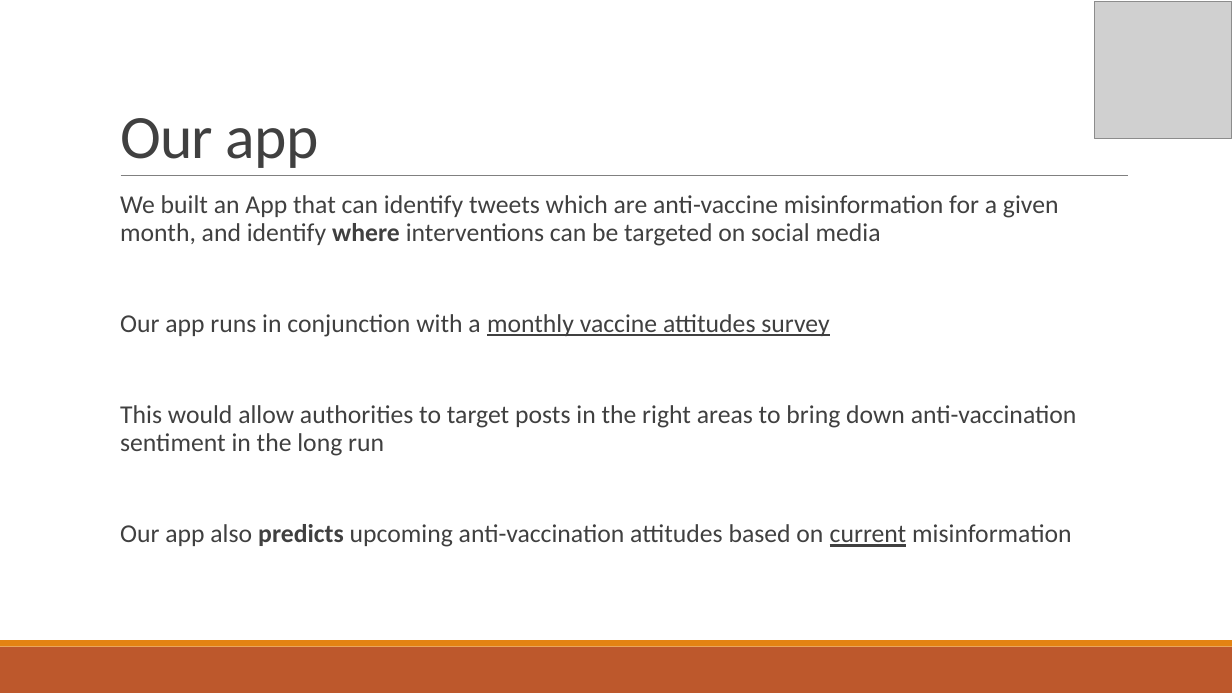
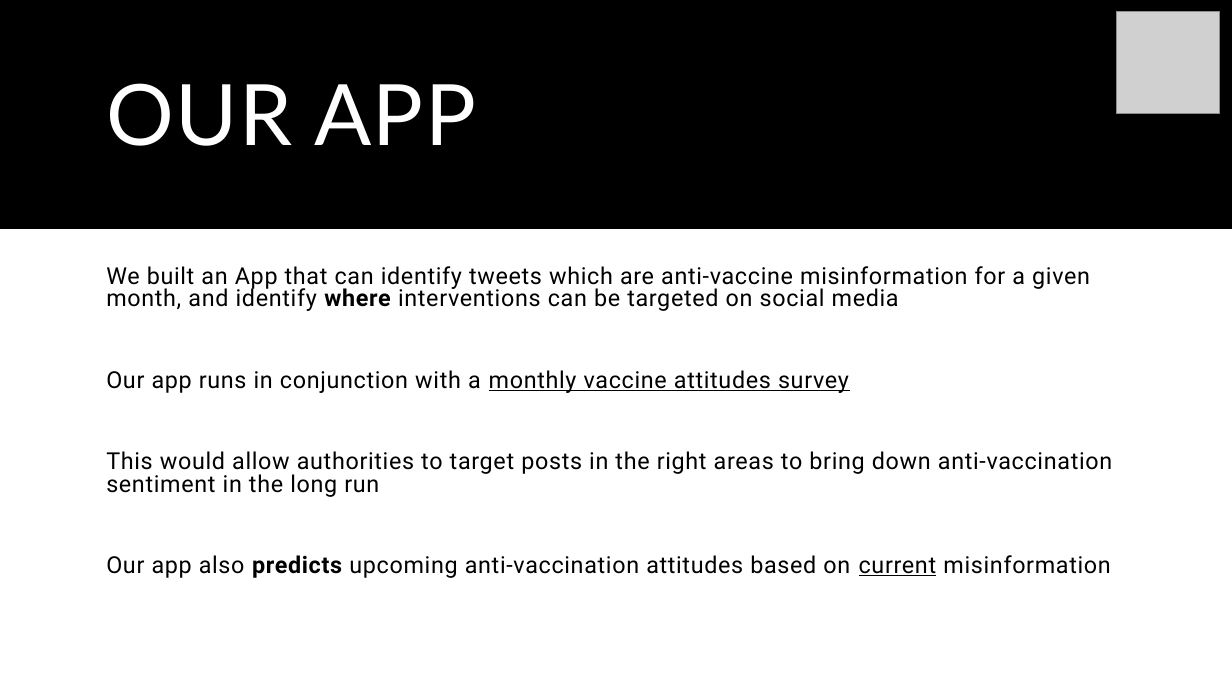
Before and after one commit to WellcomeIdeathon2023/The_Social_Scientists, a slide deck: slide 3 of Powerpoint presentation.pptx. Drawn at 1232x693 pixels with LibreOffice and Linux fonts; fonts in the diff are those of the drawing; grey boxes stand for pictures. Boxes give left, top, right and bottom in pixels: in the first picture for what was removed or moved away, otherwise in the second. Text is boxed around its words. In the diff, an @@ line names an element or a change of style, - is before the commit and + after.

```diff
--- a/Powerpoint presentation.pptx
+++ b/Powerpoint presentation.pptx
@@ rectangle added at [0,0,1232,229], fill #000000 @@
@@ picture: place and size @@
-picture at [1095,2,1232,139]
+picture at [1117,11,1220,114]
@@ title "OUR APP" at [106,83,476,146]: vertical alignment bottom to middle @@
@@ title at [106,83,476,146]: text changed; size 48 to 66 pt; font Calibri to Lato; text colour #404040 to #FFFFFF @@
-Our app
+OUR APP
@@ line removed from (121, 176) to (1128, 176) @@
@@ text "We built an App that ...": place and size @@
-text "We built an App that ..." at [120,195,1077,547]
+text "We built an App that ..." at [106,266,1112,578]
@@ text "We built an App that ..." at [106,266,1112,578]: size 20 to 18.2 pt, font Calibri to Roboto, text colour #404040 to #000000, letter spacing 0 to 0.5 pt; bullet   to none; line spacing 0.9 to 0.81 @@
@@ rectangle removed at [0,647,1232,693] @@
@@ rectangle removed at [0,640,1232,647] @@
```
Also in this commit, not shown: 9 other slides changed, 3 other files.
